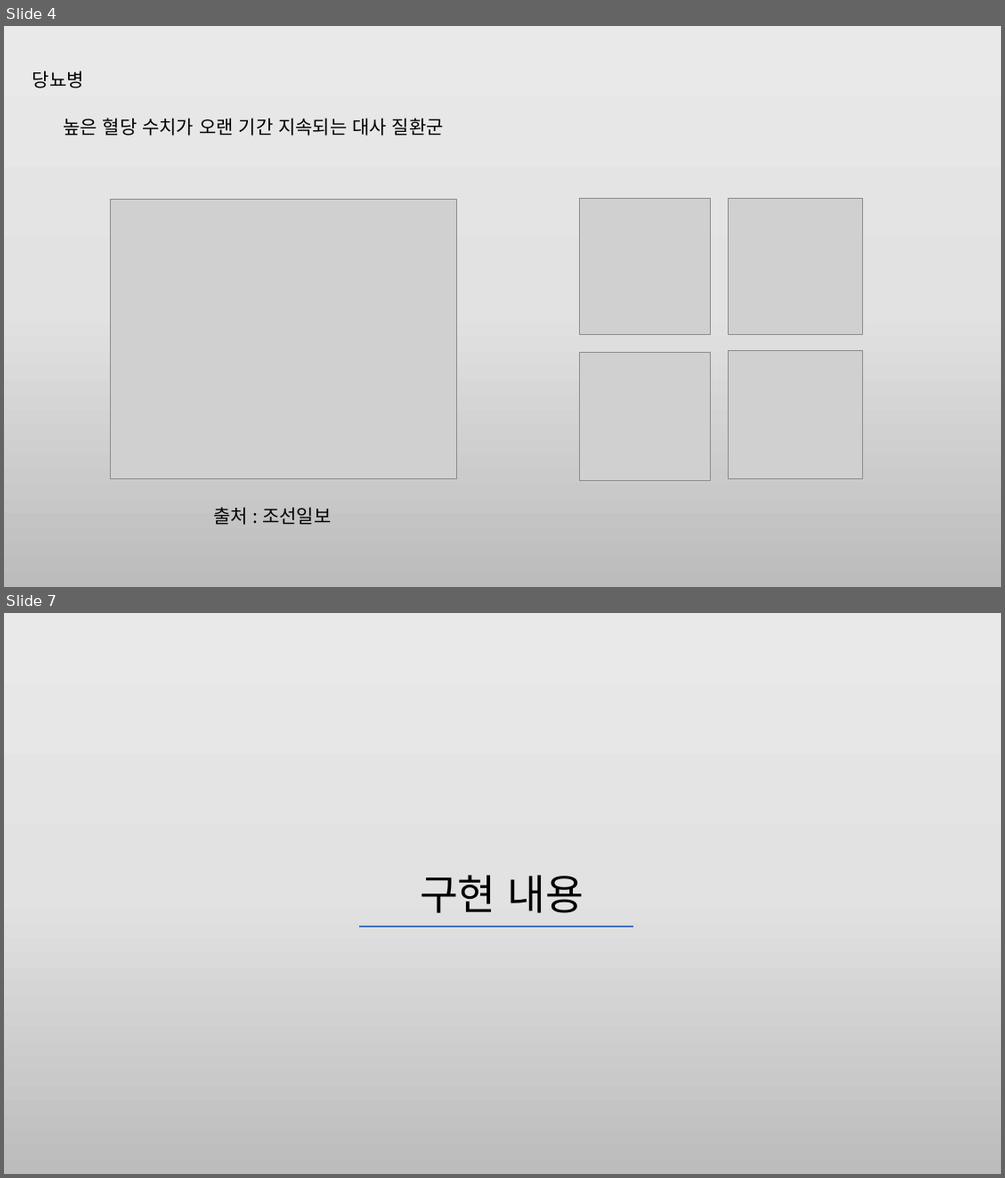
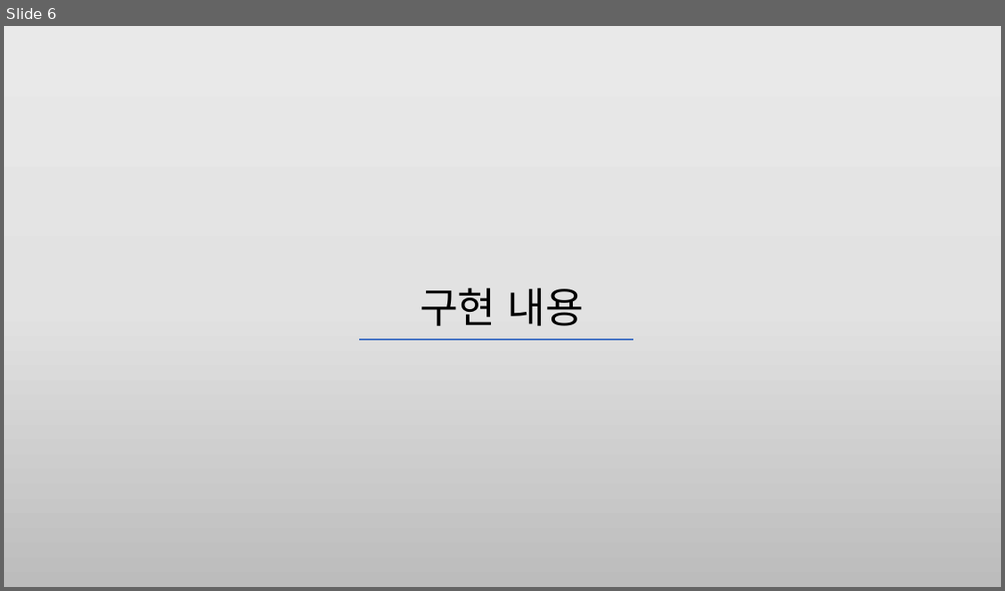
Before and after one commit to HJSUNG/capstone-design_2019, a slide deck: Documents/캡스톤_6조_1주차.pptx. Shown one above the other, each under a label of ours: slides 4 and 7 before the commit, slide 6 after it; the slides between them are not shown. The pictures are 1005x1178 and 1005x591 pixels, drawn with LibreOffice and Linux fonts; fonts in the diff are those of the drawing; grey boxes stand for pictures. Boxes give left, top, right and bottom in pixels: in the first picture for what was removed or moved away, otherwise in the second. Text is boxed around its words. In the diff, an @@ line names an element or a change of style, - is before the commit and + after.

```diff
--- a/Documents/캡스톤_6조_1주차.pptx
+++ b/Documents/캡스톤_6조_1주차.pptx
@@ slide 4 removed at (4,26,1001,587), background gradient #EBEAEA to #E4E3E3 to #BDBCBC @@
@@ text removed at (32,70,84,88) @@
-당뇨병
@@ text removed at (63,118,444,135) @@
-높은 혈당 수치가 오랜 기간 지속되는 대사 질환군
@@ picture removed at (110,200,456,478) @@
@@ picture removed at (579,199,710,334) @@
@@ picture removed at (728,199,863,334) @@
@@ picture removed at (579,352,710,481) @@
@@ picture removed at (728,351,863,479) @@
@@ text removed at (213,507,331,524) @@
-출처 : 조선일보
@@ what was slide 7 is now slide 6 @@
```
Also in this commit, not shown: 3 slides changed, 2 slides added, 2 other slides removed.
